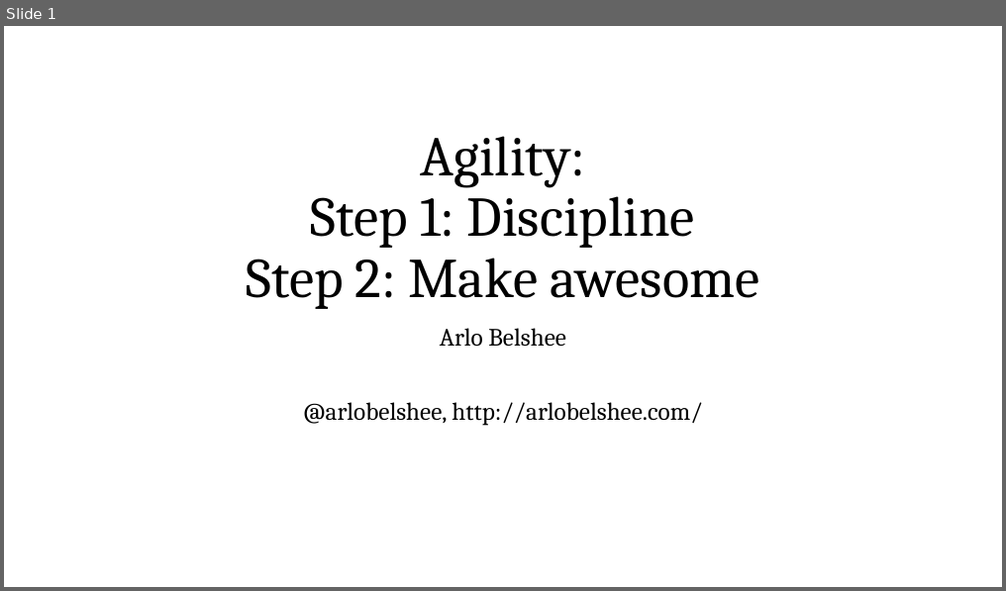
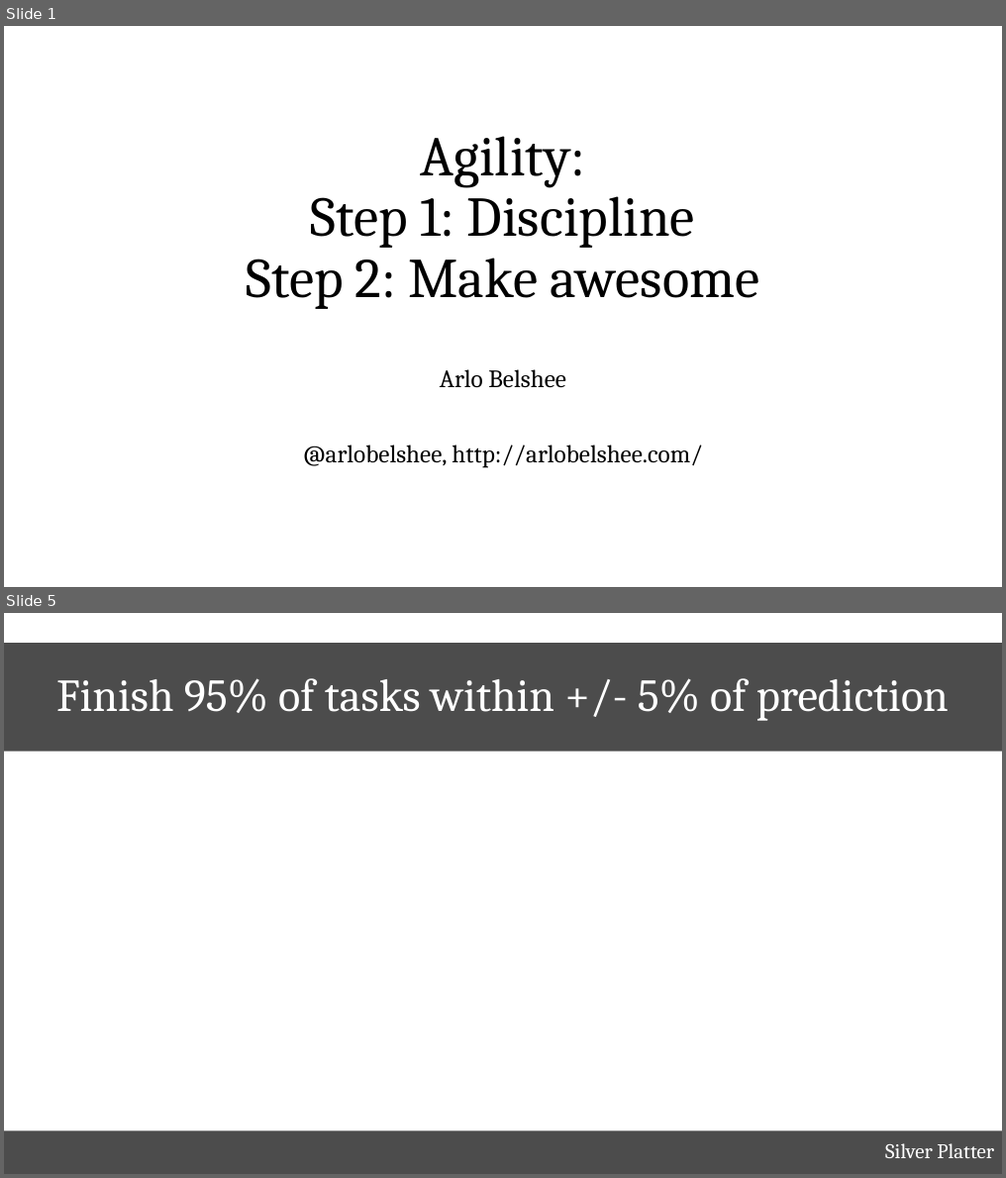
Before and after one commit to arlobelshee/Presentations, a slide deck: top teams/top teams.pptx. Shown one above the other, each under a label of ours: slide 1 before the commit, slides 1 and 5 after it; the slides between them are not shown. The pictures are 1006x591 and 1006x1178 pixels, drawn with LibreOffice and Linux fonts; fonts in the diff are those of the drawing; background and template pictures are left out. Boxes give left, top, right and bottom in pixels: in the first picture for what was removed or moved away, otherwise in the second. Text is boxed around its words. In the diff, an @@ line names an element or a change of style, - is before the commit and + after.

```diff
--- a/top teams/top teams.pptx
+++ b/top teams/top teams.pptx
@@ slide 5 added at (4,613,1002,1174), background picture (left out) @@
@@ title added at (4,643,1002,752), fill #000000 at 70% opacity, 44 pt, text #FFFFFF @@
+Finish 95% of tasks within +/- 5% of prediction
@@ text added at (4,1131,1002,1174), fill #000000 at 70% opacity, 20 pt, text #FFFFFF @@
+Silver Platter
@@ slide 1 changed as well @@
@@ subtitle "Arlo Belshee": place and size @@
-subtitle "Arlo Belshee" at (303,328,702,426)
+subtitle "Arlo Belshee" at (303,370,702,469)
```
Also in this commit, not shown: 20 other slides added.
